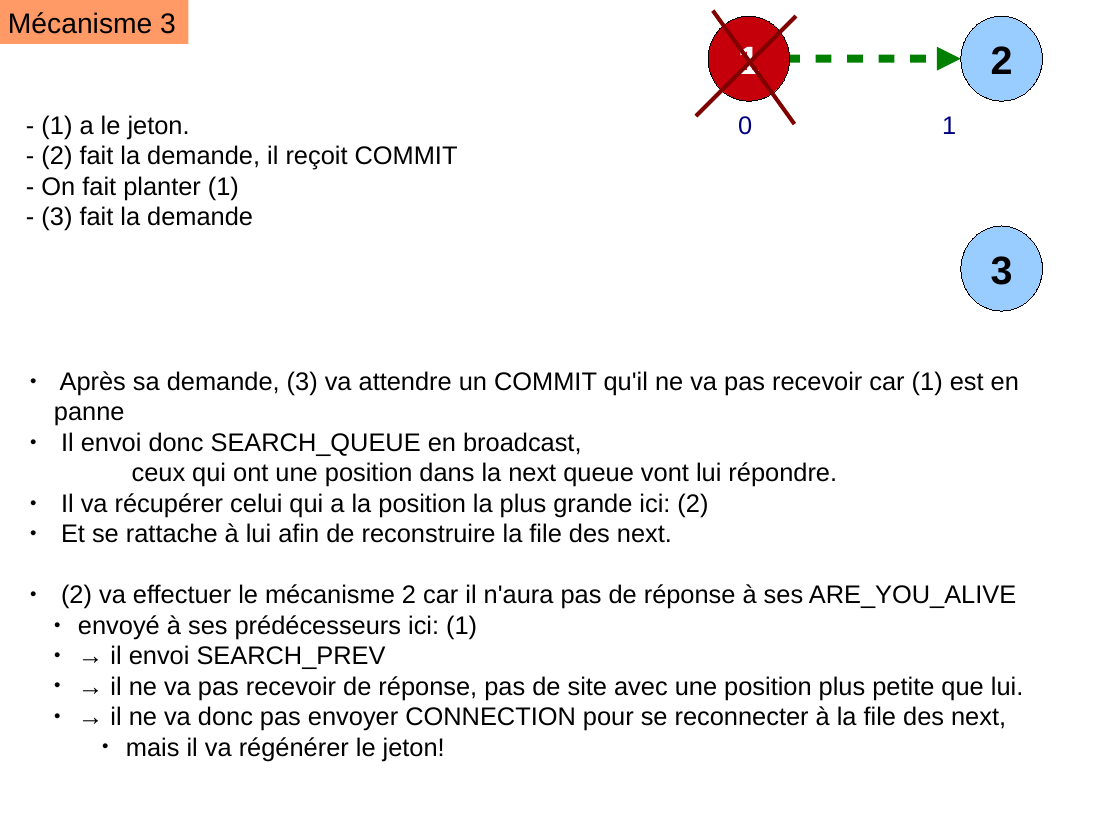
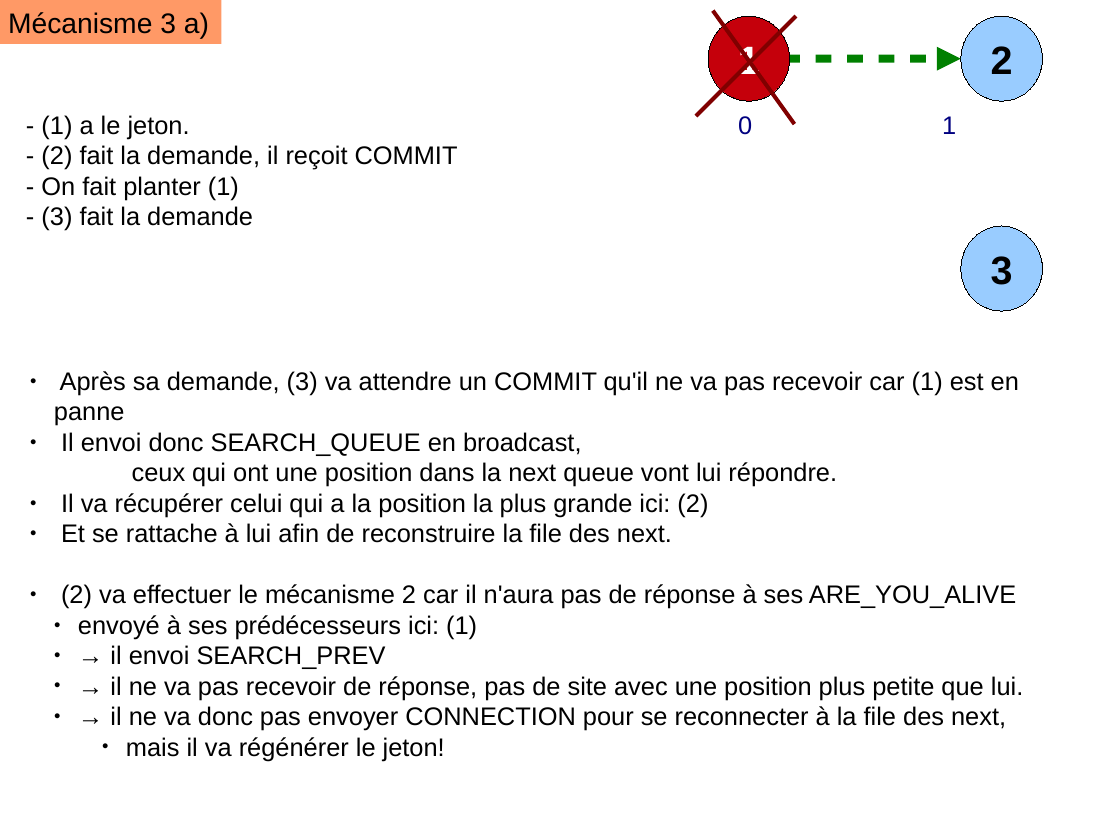
Before and after one commit to Mefteg/algo-distri, a slide deck: slide 7 of Mecanismes.odp. Drawn at 1120x840 pixels with LibreOffice and Linux fonts; fonts in the diff are those of the drawing. Boxes give left, top, right and bottom in pixels: in the first picture for what was removed or moved away, otherwise in the second. Text is boxed around its words. In the diff, an @@ line names an element or a change of style, - is before the commit and + after.

```diff
--- a/Mecanismes.odp
+++ b/Mecanismes.odp
@@ rectangle "Mécanisme 3 a)": place and size @@
-rectangle "Mécanisme 3 a)" at [0, 0, 188, 45]
+rectangle "Mécanisme 3 a)" at [0, 0, 222, 45]
@@ text in rectangle at [8, 12, 209, 39]: text changed @@
-Mécanisme 3
+Mécanisme 3 a)
```
Also in this commit, not shown: 2 other slides changed, 2 slides added.
